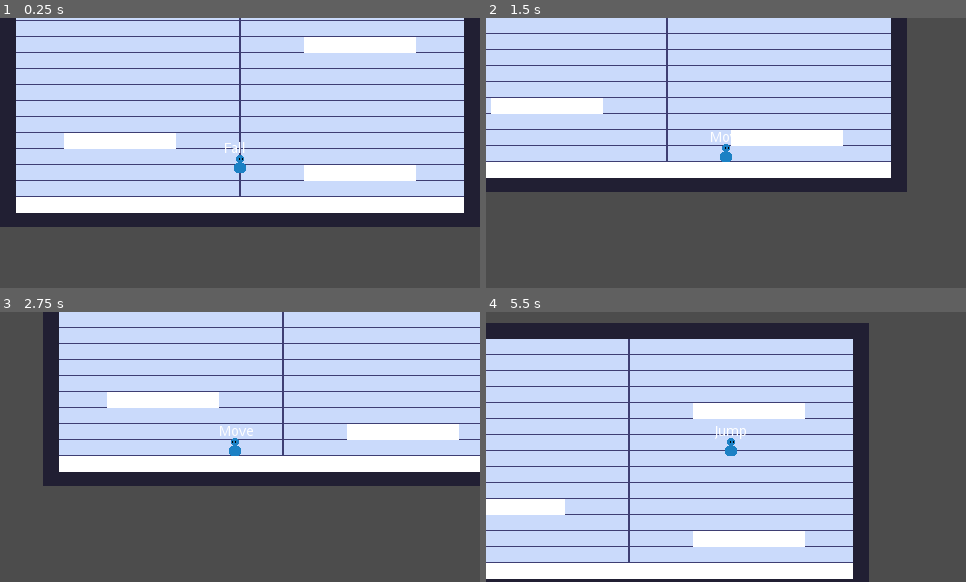
Above: before the commit, frames 1-4 (two rows, left to right).
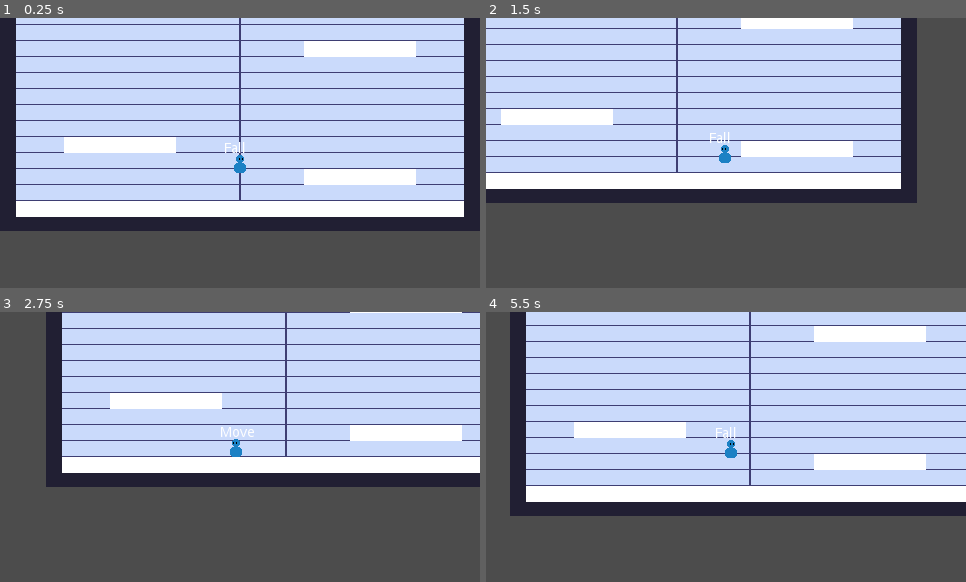
Above: after the commit, the same moments.

Repository: VuurMos/godot-3.5-platformer-character-controller
Game: Godot game, scene res://Game.tscn
The game is run twice, just before and just after one commit, with the same random seed, the same clock (stepped at 60 frames per second) and the same inputs.
Inputs:
- Up to frame 1 (0.25 s): no input
- Up to frame 2 (1.5 s): hold C (jump, bound only after the commit) 0.53-1.28 s; hold Right (right) from 0.53 s (still down); tap X (dash, bound only after the commit) at 0.6 s; tap C (jump, bound only after the commit) at 1.35 s
- Up to frame 3 (2.75 s): tap C (jump, bound only after the commit) at 1.52, 1.82 s; tap Space (jump, bound only before the commit) at 1.55 s; release Right (right) at 2.03 s; hold Left (left) from 2.03 s (still down); hold Space (jump, bound only before the commit) from 2.03 s (still down); tap X (dash, bound only after the commit) at 2.3 s
- Up to frame 4 (5.5 s): release Left (left) at 2.78 s; release Space (jump, bound only before the commit) at 2.78 s; hold Right (right) 2.78-4.28 s; tap X (dash, bound only after the commit) at 2.85, 3.6, 4.55 s; tap C (jump, bound only after the commit) at 3.02, 3.05, 3.32, 3.77, 4.07, 4.35, 4.52, 4.82, 5.3 s; hold Space (jump, bound only before the commit) 3.53-4.28 s; hold Left (left) 4.28-5.03 s; hold Right (right) from 5.03 s (still down); hold Space (jump, bound only before the commit) from 5.03 s (still down)

The runs differ from the first frame. In frame 1, 13% of the frame differs, in the area x 0-100%, y 0-79%; in frame 2, 24%; in frame 3, 8.0%; in frame 4, 65%, in the area x 0-100%, y 0-100%.

Commit message:
Started work on dash state
Currently just adds initial velocity but need it to continuously
apply this velocity over the dash duration. Also need to think about
what happens when impacting a wall or the ground or if the player
can cancel the dash movement early.

Diff:
--- a/platformer-controller/player/PlatformController.tscn
+++ b/platformer-controller/player/PlatformController.tscn
@@ -10,6 +10,7 @@
 [ext_resource path="res://player/player-state-machine/player-states/player-fall-state.gd" type="Script" id=8]
 [ext_resource path="res://player/player-cam/player-cam.gd" type="Script" id=9]
 [ext_resource path="res://player/player-state-machine/player-states/player-land-state.gd" type="Script" id=10]
+[ext_resource path="res://player/player-state-machine/player-states/player-dash-state.gd" type="Script" id=11]
 
 [sub_resource type="CapsuleShape2D" id=1]
 radius = 6.0
@@ -42,6 +43,10 @@
 wait_time = 0.3
 one_shot = true
 
+[node name="DashTimer" type="Timer" parent="StateTimers"]
+wait_time = 0.3
+one_shot = true
+
 [node name="StateMachine" type="Node" parent="."]
 script = ExtResource( 3 )
 initial_state = NodePath("Idle")
@@ -61,6 +66,9 @@
 [node name="Land" type="Node" parent="StateMachine"]
 script = ExtResource( 10 )
 
+[node name="Dash" type="Node" parent="StateMachine"]
+script = ExtResource( 11 )
+
 [node name="StateLabel" type="RichTextLabel" parent="."]
 margin_left = -16.0
 margin_top = -22.0
--- a/platformer-controller/player/platform-controller.gd
+++ b/platformer-controller/player/platform-controller.gd
@@ -3,12 +3,12 @@
 
 const TILE_SIZE := 16
 
-var velocity = Vector2.ZERO
+var velocity := Vector2.ZERO
 var max_speed := 10 * TILE_SIZE
 var acceleration_time := max_speed / 6
 var deacceleration_time := max_speed / 3
 
-var input_direction = 0.0
+var input_direction := Vector2.ZERO
 var _facing_right := true
 
 var jump_input := false
@@ -16,7 +16,7 @@
 # Jump and fall kinematics
 var jump_height = 5 * TILE_SIZE
 var jump_x_dist = 4 * TILE_SIZE
-var fall_x_dist = 1.75 * TILE_SIZE
+var fall_x_dist = 2 * TILE_SIZE
 
 var jump_velocity = (2 * jump_height * max_speed) / jump_x_dist
 var jump_gravity = (2 * jump_height * pow(max_speed, 2)) / pow(jump_x_dist, 2)
@@ -27,11 +27,14 @@
 var fall_gravity = (2 * jump_height * pow(max_speed, 2)) / pow(fall_x_dist, 2)
 var max_fall_velocity = jump_velocity * 0.85
 
+var dash_velocity = 400
+
 onready var sprite = $Sprite
 onready var cam = $PlayerCamera
 onready var jump_buffer = $StateTimers/JumpBuffer
 onready var coyote_timer = $StateTimers/CoyoteTimer
 onready var fall_timer = $StateTimers/FallTimer
+onready var dash_timer = $StateTimers/DashTimer
 onready var state_machine = $StateMachine
 onready var state_label = $StateLabel
 
@@ -68,12 +71,23 @@
 	velocity.y += fall_gravity * get_physics_process_delta_time()
 
 
+func add_dash_velocity():
+	if input_direction == Vector2.ZERO:
+		if _facing_right:
+			velocity.x = dash_velocity * 1
+		else:
+			velocity.x = dash_velocity * -1
+	else:
+		velocity.x = dash_velocity * input_direction.x
+		velocity.y = dash_velocity * input_direction.y
+
+
 func apply_friction():
 	velocity.x = move_toward(velocity.x, 0, deacceleration_time)
 
 
 func apply_acceleration():
-	velocity.x = move_toward(velocity.x, max_speed * input_direction, acceleration_time)
+	velocity.x = move_toward(velocity.x, max_speed * input_direction.x, acceleration_time)
 
 
 func clamp_fall_speed():
@@ -82,7 +96,7 @@
 
 
 func apply_movement():
-	if is_zero_approx(input_direction):
+	if is_zero_approx(input_direction.x):
 		if !is_zero_approx(velocity.x):
 			apply_friction()
 	else:
--- a/platformer-controller/player/player-state-machine/player-states/player-air-state.gd
+++ b/platformer-controller/player/player-state-machine/player-states/player-air-state.gd
@@ -7,3 +7,7 @@
 	# If grounded, transition to move or idle states
 	if player.is_on_floor():
 		state_machine.transition_to("Land")
+
+	if Input.is_action_just_pressed("dash"):
+		state_machine.transition_to("Dash")
+		return
--- /dev/null
+++ b/platformer-controller/player/player-state-machine/player-states/player-dash-state.gd
@@ -0,0 +1,20 @@
+# Dash state
+extends PlayerState
+
+
+func enter(msg := {}) -> void:
+	player.velocity.y = 0
+	player.add_dash_velocity()
+	player.dash_timer.start()
+
+func physics_update(delta: float) -> void:
+	player.apply_fall_gravity()
+	player.apply_movement()
+
+	if player.dash_timer.is_stopped():
+		if !player.is_on_floor():
+			state_machine.transition_to("Fall", {from_ground = true})
+			return
+
+		if player.is_on_floor():
+			state_machine.transition_to("Land")
--- a/platformer-controller/player/player-state-machine/player-states/player-fall-state.gd
+++ b/platformer-controller/player/player-state-machine/player-states/player-fall-state.gd
@@ -9,10 +9,8 @@
 
 	player.fall_timer.start()
 
-	print("fall state")
 
-
-func update(delta: float) -> void:
+func physics_update(delta: float) -> void:
 	player.apply_fall_gravity()
 	player.apply_movement()
 
--- a/platformer-controller/player/player-state-machine/player-states/player-ground-state.gd
+++ b/platformer-controller/player/player-state-machine/player-states/player-ground-state.gd
@@ -14,3 +14,7 @@
 	if !player.is_on_floor():
 		state_machine.transition_to("Fall", {from_ground = true})
 		return
+
+	if Input.is_action_just_pressed("dash"):
+		state_machine.transition_to("Dash")
+		return
--- a/platformer-controller/player/player-state-machine/player-states/player-idle-state.gd
+++ b/platformer-controller/player/player-state-machine/player-states/player-idle-state.gd
@@ -4,12 +4,11 @@
 
 func enter(msg := {}) -> void:
 	.enter(msg)
-	print("idle state")
 
 
-func update(delta: float) -> void:
+func physics_update(delta: float) -> void:
 	# If player direction input or x velocity != 0, transition to the move state
-	if !is_zero_approx(player.input_direction):
+	if !is_zero_approx(player.input_direction.x):
 		state_machine.transition_to("Move")
 
 	check_ground_transitions()
--- a/platformer-controller/player/player-state-machine/player-states/player-jump-state.gd
+++ b/platformer-controller/player/player-state-machine/player-states/player-jump-state.gd
@@ -3,13 +3,11 @@
 
 
 func enter(msg := {}) -> void:
-	#Add initial jump force
 	player.velocity.y = 0
 	player.add_jump_velocity()
-	print("jump state")
 
 
-func update(delta: float) -> void:
+func physics_update(delta: float) -> void:
 		# Jump cancel (variable jump height)
 	if !player.jump_input:
 		player.apply_fall_gravity()
--- a/platformer-controller/player/player-state-machine/player-states/player-land-state.gd
+++ b/platformer-controller/player/player-state-machine/player-states/player-land-state.gd
@@ -7,9 +7,8 @@
 	if player.fall_timer.is_stopped():
 		Events.emit_signal("cam_noise_screen_shaked", 0.3)
 
-	print("land state")
 
-func update(delta: float) -> void:
+func physics_update(delta: float) -> void:
 	if is_zero_approx(player.velocity.x):
 		state_machine.transition_to("Idle")
 	else:
--- a/platformer-controller/player/player-state-machine/player-states/player-move-state.gd
+++ b/platformer-controller/player/player-state-machine/player-states/player-move-state.gd
@@ -4,10 +4,9 @@
 
 func enter(msg := {}) -> void:
 	.enter(msg)
-	print("move state")
 
 
-func update(delta: float) -> void:
+func physics_update(delta: float) -> void:
 	# Need to apply gravity: there is a y velocity "bump" when moving = fall state transition
 	player.apply_fall_gravity()
 	player.apply_movement()
--- a/platformer-controller/player/player-state-machine/player-states/player-state.gd
+++ b/platformer-controller/player/player-state-machine/player-states/player-state.gd
@@ -27,17 +27,18 @@
 
 
 func update(_delta: float) -> void:
+	player.input_direction = _get_input_direction()
+
+
+func physics_update(_delta: float) -> void:
 	pass
 
 
-func physics_update(_delta: float) -> void:
-	player.input_direction = _get_input_direction()
-
-
 func _get_input_direction():
-	var input = 0.0
-	input = Input.get_action_strength("right") - Input.get_action_strength("left")
-	return input
+	var input = Vector2.ZERO
+	input.x = Input.get_action_strength("right") - Input.get_action_strength("left")
+	input.y = Input.get_action_strength("down") - Input.get_action_strength("up")
+	return input.normalized()
 
 
 func enter(_msg := {}) -> void:
--- a/platformer-controller/project.godot
+++ b/platformer-controller/project.godot
@@ -117,7 +117,12 @@
 }
 jump={
 "deadzone": 0.5,
-"events": [ Object(InputEventKey,"resource_local_to_scene":false,"resource_name":"","device":0,"alt":false,"shift":false,"control":false,"meta":false,"command":false,"pressed":false,"scancode":32,"physical_scancode":0,"unicode":0,"echo":false,"script":null)
+"events": [ Object(InputEventKey,"resource_local_to_scene":false,"resource_name":"","device":0,"alt":false,"shift":false,"control":false,"meta":false,"command":false,"pressed":false,"scancode":67,"physical_scancode":0,"unicode":0,"echo":false,"script":null)
+ ]
+}
+dash={
+"deadzone": 0.5,
+"events": [ Object(InputEventKey,"resource_local_to_scene":false,"resource_name":"","device":0,"alt":false,"shift":false,"control":false,"meta":false,"command":false,"pressed":false,"scancode":88,"physical_scancode":0,"unicode":0,"echo":false,"script":null)
  ]
 }
 
Not shown: 1 places in platformer-controller/player/PlatformController.tscn that only renumber resources
